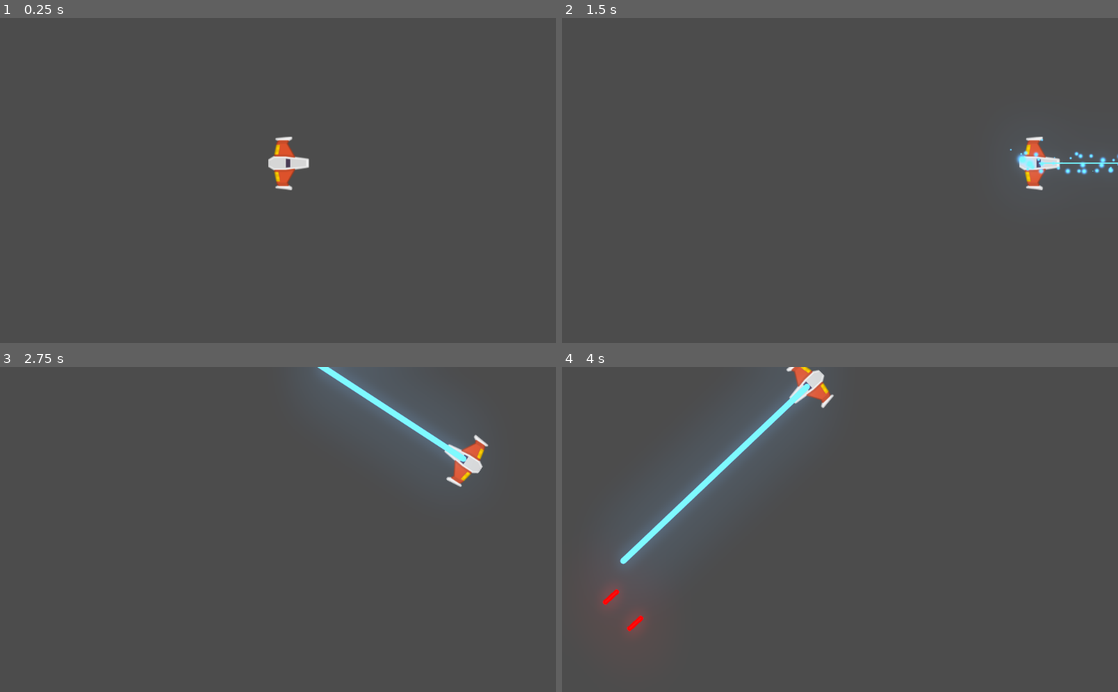
Above: before the commit, frames 1-4 (two rows, left to right).
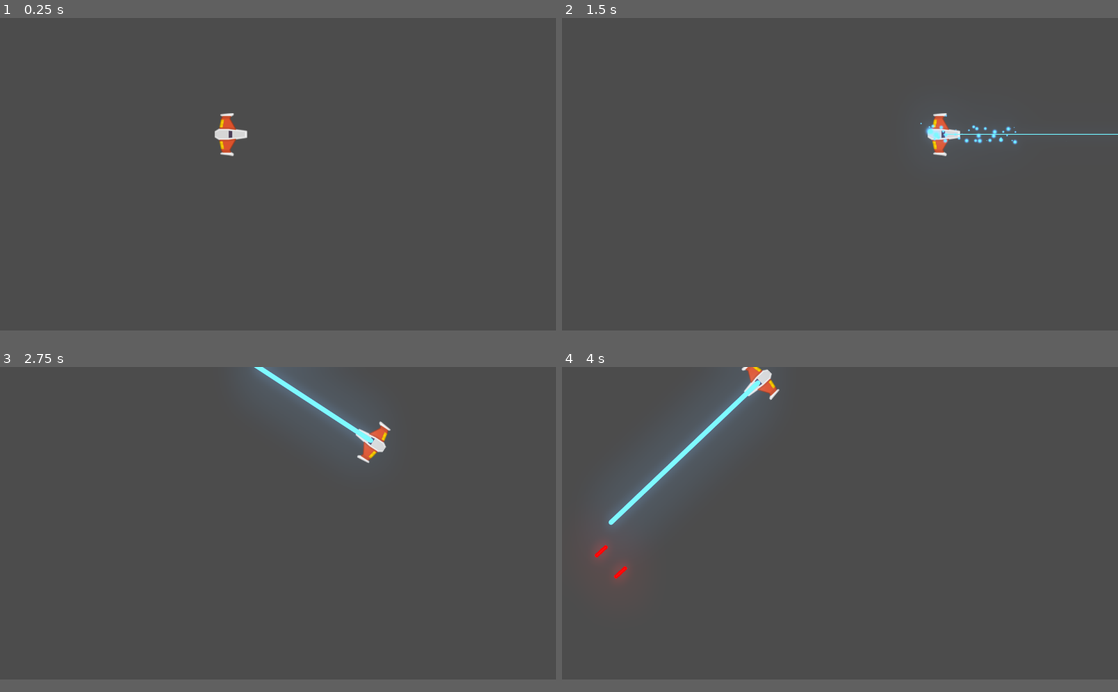
Above: after the commit, the same moments.

Repository: l3leti/pixellab3
Game: Godot game, scene res://Juego/Niveles/NivelTemporal.tscn
The game is run twice, just before and just after one commit, with the same random seed, the same clock (stepped at 60 frames per second) and the same inputs.
Inputs (mouse positions are in pixels of both pictures, inside the frame that each line leads up to):
- Up to frame 1 (0.25 s): no input
- Up to frame 2 (1.5 s): tap Enter at 0.5 s; move the mouse to (962, 164) at 0.52 s; hold W (mover_adelante) 0.53-1.28 s; tap P (disparo_principal) at 0.6 s; move the mouse to (728, 196) at 1.27 s; hold S (mover_atras) from 1.28 s (still down); right-click (728, 196) at 1.35 s
- Up to frame 3 (2.75 s): move the mouse to (333, 458) at 2.02 s; release S (mover_atras) at 2.03 s; hold W (mover_adelante) from 2.03 s (still down); hold A (rotar_antihorario) from 2.03 s (still down)
- Up to frame 4 (4 s): move the mouse to (812, 594) at 2.77 s; release A (rotar_antihorario) at 2.78 s; tap D (rotar_horario) at 2.85 s; move the mouse to (1006, 578) at 3.52 s; release W (mover_adelante) at 3.53 s; hold S (mover_atras) from 3.53 s (still down); tap P (disparo_principal) at 3.6 s
In our replay, the window is 800x468 before the commit and 800x450 after it. These sizes can differ from the game's own. Grey fills any space a smaller window leaves; there, only what the larger window draws over its background counts as a difference.

The runs differ from the first frame. In frame 1, 1.0% of the frame differs, in the area x 38-56%, y 29-53%; in frame 2, 1.6%; in frame 3, 3.7%; in frame 4, 4.9%, in the area x 5-49%, y 0-83%.

Commit message:
añadi el icono

Diff:
--- a/project.godot
+++ b/project.godot
@@ -44,13 +44,22 @@
 
 [application]
 
-config/name="juego_meteoritos"
+config/name="Meteoritos"
 run/main_scene="res://Juego/Niveles/NivelTemporal.tscn"
-config/icon="res://icon.png"
+config/icon="res://nave.png"
 
 [autoload]
 
 Eventos="*res://Juego/Autoloads/Eventos.gd"
+
+[display]
+
+window/size/width=1920
+window/size/height=1080
+window/size/resizable=false
+window/size/always_on_top=true
+window/size/test_width=1280
+window/size/test_height=720
 
 [gui]
 
@@ -93,6 +102,14 @@
  ]
 }
 
+[layer_names]
+
+2d_physics/layer_1="player"
+2d_physics/layer_2="enemigo"
+2d_physics/layer_3="meteorito"
+2d_physics/layer_4="proyectil_player"
+2d_physics/layer_5="proyectil_enemigo"
+
 [physics]
 
 common/enable_pause_aware_picking=true
Binary file added: nave.png
Not shown, added: nave.png.import
